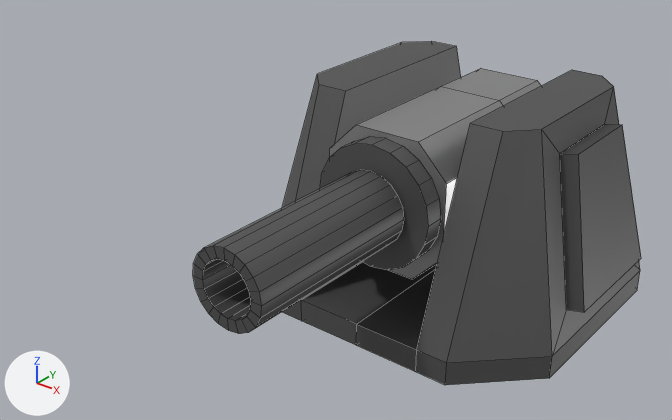
Two versions of the Blender file Assets/_Game/Models/Arty.blend, one commit apart.
Camera for both pictures: a camera (50 mm lens) standing at (3.88, -6.06, 4.01) and looking at (0.0, -1.21, 1.01). Arrows for +X, +Y and +Z are at lower left; the lights stay in place. Mesh edges are drawn as thin lines.
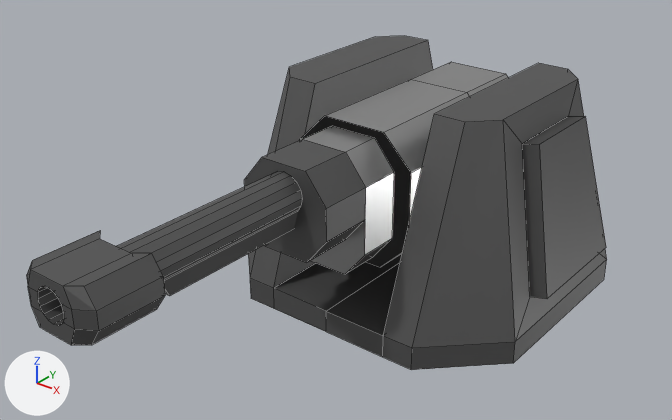
Where the newer file only moved an object's origin or applied its transform, the numbers keep the older frame.

Boxes (x1, y1, x2, y2) around the edits, measured in the pictures (672 x 420 px):
'Mount.005', moved, rescaled
    before: (282, 41, 641, 385)
    after: (248, 36, 607, 370)
'Cylinder.049', deleted
    before: (193, 170, 404, 334)
'Muzzle', added
    after: (27, 231, 165, 345)
'Cube.026', deleted
    before: (330, 68, 541, 279)
'GunBase', added
    after: (300, 62, 508, 267)
'GunBase.002', added
    after: (244, 139, 366, 263)
'Barrel', added
    after: (117, 172, 301, 279)
'Cylinder.045', deleted
    before: (320, 137, 441, 270)
'GunBase.001', added
    after: (304, 126, 394, 274)
'BarrelThingy', added
    after: (164, 210, 298, 296)

Edits to the bpy script that builds the scene:
```text
Change me_cube_002:
    where me_cube_002.from_pydata(...)  # 30 vertices, 25 faces; spans x 0.0..1.06, y -1.0..1.0, z -0.08..1.29
    used by ob_mount_005; location = (0.293, -0.002, 0.097); scale = (1.34, 1.33, 1.29)
    me_cube_002 part 1: the whole mesh is scaled about the mesh origin by (1.34, 1.33, 1.29)
Add me_cube_008:
    me_cube_008.from_pydata(...)  # 72 vertices, 48 faces; spans x -0.307..0.307, y -0.294..0.239, z -0.183..0.183
    me_cube_008.materials.append(mat_material_001)  # dark grey #696969
Add me_cube:
    me_cube.from_pydata([(-0.082, -0.586, -0.082), (-0.127, -0.691, 0.082), (-0.082, 0.586, -0.082), (-0.127, 0.586, 0.082), (0.082, -0.586, -0.082), (0.127, -0.691, 0.082), (0.082, 0.586, -0.082), (0.127, 0.586, 0.082)], [], [(0, 1, 3, 2), (2, 3, 7, 6), (6, 7, 5, 4), (4, 5, 1, 0), (2, 6, 4, 0), (7, 3, 1, 5)])
    me_cube.materials.append(mat_material_001)  # dark grey #696969
Add me_cylinder:
    me_cylinder.from_pydata(...)  # a 16-sided cylinder along y spanning x -0.155..0.155, y -0.718..0.718, z -0.155..0.155
    me_cylinder.materials.append(mat_material_001)  # dark grey #696969
Add me_cube_007:
    me_cube_007.from_pydata(...)  # 16 vertices, 10 faces; spans x -0.373..0.373, y -1.823..-1.393, z -0.2..0.486
    me_cube_007.materials.append(mat_material_001)  # dark grey #696969
Add me_cube_003:
    me_cube_003.from_pydata(...)  # 16 vertices, 10 faces; spans x -0.373..0.373, y -1.393..-1.054, z -0.486..0.486
    me_cube_003.materials.append(mat_material_002)  # grey #b2b2b2
Add me_cube_004_1:
    me_cube_004_1.from_pydata(...)  # 32 vertices, 19 faces; spans x -0.52..0.52, y -1.05..0.69, z -0.55..0.55
    me_cube_004_1.materials.append(mat_material_002)  # grey #b2b2b2
Change ob_mount_005:
    ob_mount_005.scale: (1.34, 1.33, 1.29) -> (1.0, 1.0, 1.0)
    ob_mount_005.location: (0.293, -0.002, 0.097) -> (-0.002, -0.002, 0.097)
Remove ob_cube_026:
    ob_cube_026 = bpy.data.objects.new('Cube.026', me_cube_004)
    ob_cube_026.location = (0.293, 0.048, 1.077)
    ob_cube_026.scale = (0.491, 1.05, 0.548)
Remove ob_cylinder_045:
    ob_cylinder_045 = bpy.data.objects.new('Cylinder.045', me_cylinder_004)
    ob_cylinder_045.location = (0.293, -1.084, 1.097)
    ob_cylinder_045.rotation_euler = (1.571, 0.0, 0.0)  # degrees (90, 0, 0)
    ob_cylinder_045.scale = (0.487, 0.487, 0.0798)
Remove ob_cylinder_049:
    ob_cylinder_049 = bpy.data.objects.new('Cylinder.049', me_cylinder_008)
    ob_cylinder_049.location = (0.293, -1.243, 1.097)
    ob_cylinder_049.rotation_euler = (1.571, 0.0, 0.0)  # degrees (90, 0, 0)
    ob_cylinder_049.scale = (0.292, 0.292, 0.0631)
Add ob_muzzle:
    ob_muzzle = bpy.data.objects.new('Muzzle', me_cube_008)
    ob_muzzle.location = (0.0, -3.371, 1.353)
Add ob_barrelthingy:
    ob_barrelthingy = bpy.data.objects.new('BarrelThingy', me_cube)
    ob_barrelthingy.location = (0.0, -2.326, 1.184)
Add ob_barrel:
    ob_barrel = bpy.data.objects.new('Barrel', me_cylinder)
    ob_barrel.location = (0.0, -2.486, 1.35)
Add ob_gunbase_002:
    ob_gunbase_002 = bpy.data.objects.new('GunBase.002', me_cube_007)
    ob_gunbase_002.location = (-0.001, 0.048, 1.077)
Add ob_gunbase_001:
    ob_gunbase_001 = bpy.data.objects.new('GunBase.001', me_cube_003)
    ob_gunbase_001.location = (-0.001, 0.048, 1.077)
Add ob_gunbase:
    ob_gunbase = bpy.data.objects.new('GunBase', me_cube_004_1)
    ob_gunbase.location = (-0.001, 0.048, 1.077)
```
